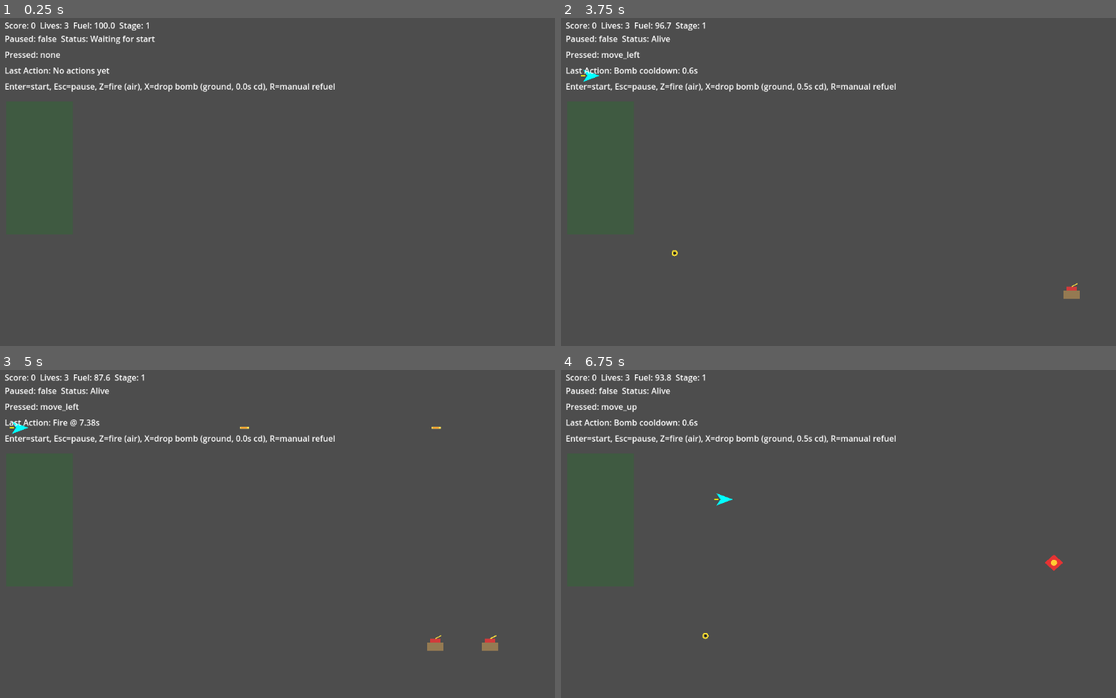
Above: before the commit, frames 1-4 (two rows, left to right).
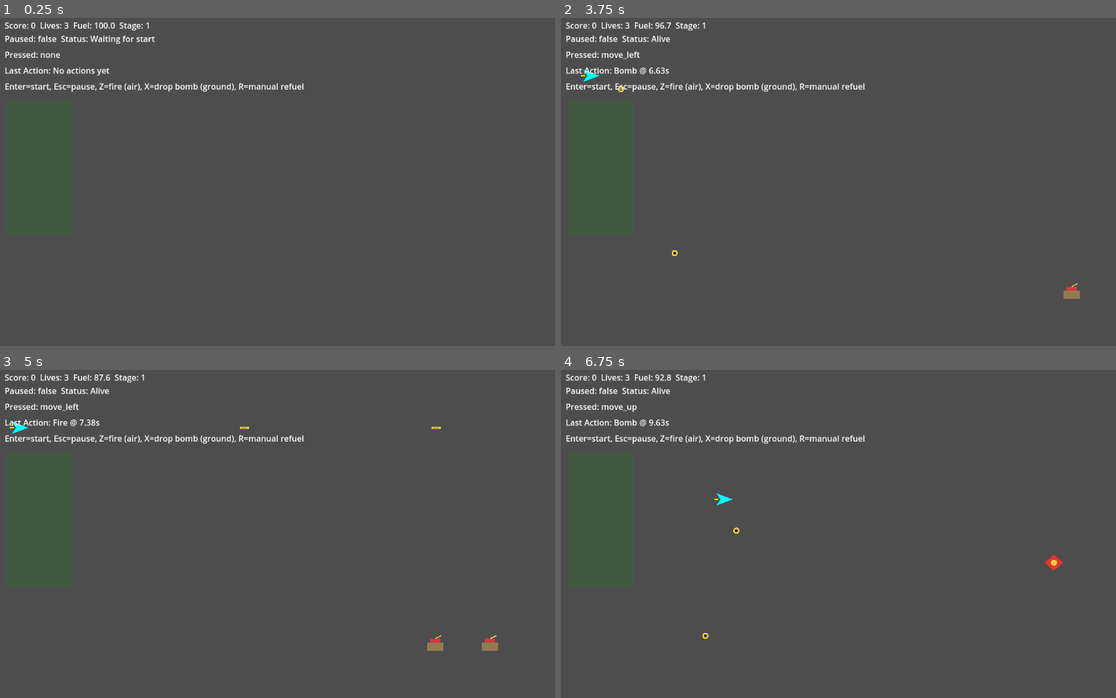
Above: after the commit, the same moments.

Repository: cbremer/starkiller-space-game
Game: Godot game, scene res://scenes/Main.tscn
Same seed, same stepped clock (60 frames per second), same inputs: the game is played once before the commit and once after it.
Inputs:
- Up to frame 1 (0.25 s): no input
- Up to frame 2 (3.75 s): tap Enter (start) at 0.5, 2.3, 2.85 s; hold Right (move_right) 0.53-1.28 s; tap X (bomb) at 0.6, 3.05, 3.6 s; tap Z (fire) at 0.8, 1.35 s; hold Down (move_down) 1.28-2.03 s; tap R (refuel) at 1.55 s; hold Right (move_right) 2.03-2.78 s; hold R (refuel) 2.03-2.78 s; hold Up (move_up) 2.78-3.53 s; hold Left (move_left) from 3.53 s (still down)
- Up to frame 3 (5 s): keep holding Left (move_left); tap Z (fire) at 3.8, 4.35 s; tap R (refuel) at 4.55 s
- Up to frame 4 (6.75 s): release Left (move_left) at 5.03 s; hold Down (move_down) 5.03-5.78 s; hold R (refuel) 5.03-5.78 s; tap Enter (start) at 5.3, 5.85 s; hold Right (move_right) 5.78-6.53 s; tap X (bomb) at 6.05, 6.6 s; hold Up (move_up) from 6.53 s (still down)

The runs differ from the first frame. In frame 1, 0.2% of the frame differs, in the area x 41-61%, y 19-23%; in frame 2, 0.4%; in frame 3, 0.2%; in frame 4, 0.4%, in the area x 14-61%, y 2-50%.

Commit message:
Allow unlimited bomb drops without cooldown

Diff:
--- a/scripts/main.gd
+++ b/scripts/main.gd
@@ -5,7 +5,6 @@
 const REFUEL_RECT := Rect2(Vector2(15, 170), Vector2(130, 260))
 const BOLT_SPAWN_OFFSET := Vector2(22, 0)
 const BOMB_DROP_OFFSET := Vector2(8, 12)
-const BOMB_COOLDOWN := 1.15
 const ENEMY_SPAWN_INTERVAL := 1.05
 const ENEMY_SPAWN_VARIANCE := 0.22
 const ENEMY_SPAWN_X := 1060.0
@@ -30,7 +29,6 @@
 
 var game_state := GameState.new()
 var last_action_text := "No actions yet"
-var bomb_cooldown_remaining := 0.0
 var enemy_spawn_remaining := ENEMY_SPAWN_INTERVAL
 var rng := RandomNumberGenerator.new()
 
@@ -43,14 +41,12 @@
 	info_label.text = "Enter=start, Esc=pause, Z=fire, X=drop bomb, R=manual refuel"
 
 func _process(delta: float) -> void:
-	bomb_cooldown_remaining = maxf(0.0, bomb_cooldown_remaining - delta)
 	_update_info_label()
 
 	if Input.is_action_just_pressed("start"):
 		game_state.start_run()
 		player.position = Vector2(120, 320)
 		_clear_combat_nodes()
-		bomb_cooldown_remaining = 0.0
 		enemy_spawn_remaining = 0.35
 
 	if Input.is_action_just_pressed("pause"):
@@ -108,13 +104,7 @@
 		enemy_spawn_remaining = ENEMY_SPAWN_INTERVAL + rng.randf_range(-ENEMY_SPAWN_VARIANCE, ENEMY_SPAWN_VARIANCE)
 
 func _try_trigger_bomb() -> void:
-	if bomb_cooldown_remaining > 0.0:
-		last_action_text = "Bomb cooldown: %.1fs" % bomb_cooldown_remaining
-		action_label.text = "Last Action: %s" % last_action_text
-		return
 	game_state.register_action("Bomb")
-	game_state.add_fuel(3.0)
-	bomb_cooldown_remaining = BOMB_COOLDOWN
 	_drop_bomb()
 
 func _drop_bomb() -> void:
@@ -208,7 +198,7 @@
 	_update_info_label()
 
 func _update_info_label() -> void:
-	info_label.text = "Enter=start, Esc=pause, Z=fire (air), X=drop bomb (ground, %.1fs cd), R=manual refuel" % bomb_cooldown_remaining
+	info_label.text = "Enter=start, Esc=pause, Z=fire (air), X=drop bomb (ground), R=manual refuel"
 
 func _update_input_debug() -> void:
 	var pressed_actions: Array[String] = []
